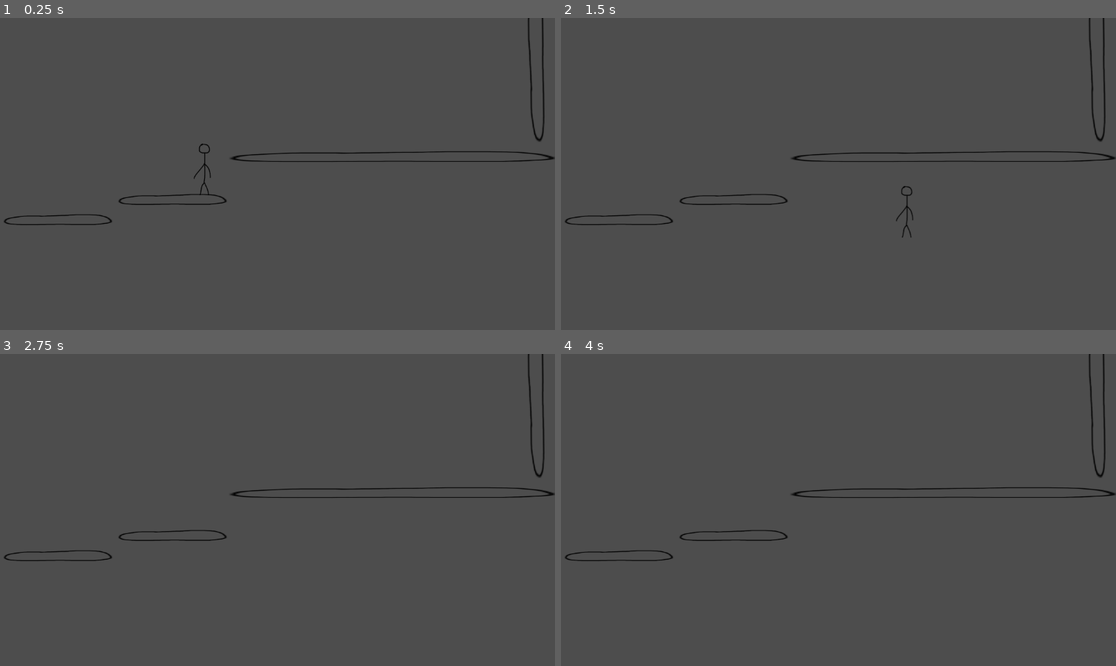
Above: before the commit, frames 1-4 (two rows, left to right).
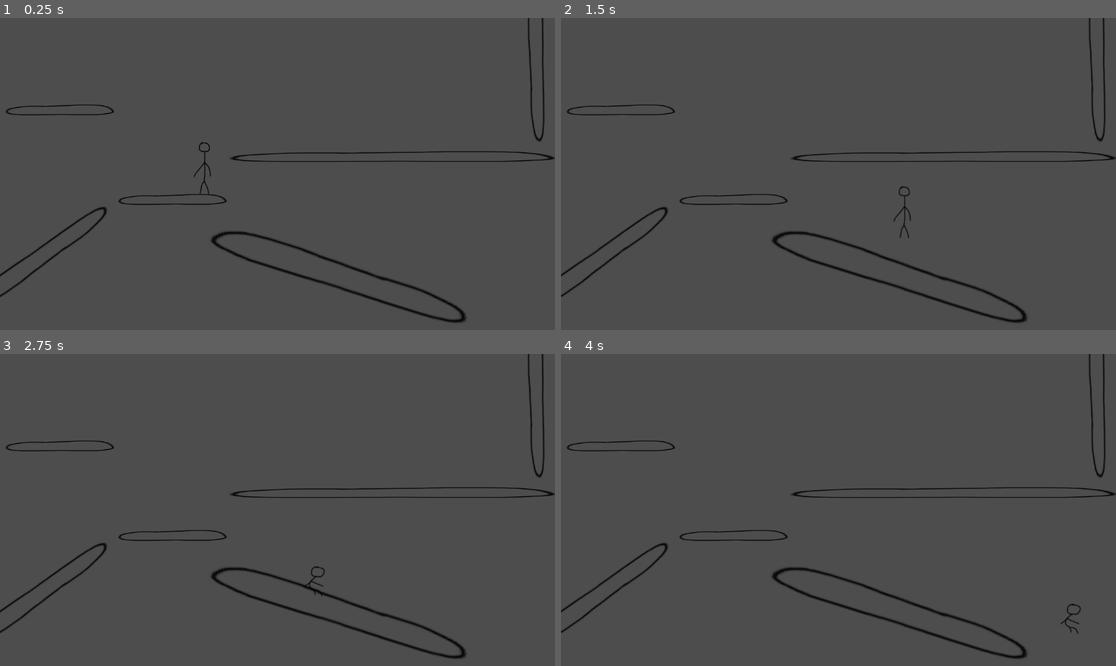
Above: after the commit, the same moments.

Repository: SKeppinger/VimJam
Game: Godot game, scene res://scenes/test_level.tscn
Same seed, same stepped clock (60 frames per second), same inputs: the game is played once before the commit and once after it.
Inputs:
- Up to frame 1 (0.25 s): no input
- Up to frame 2 (1.5 s): tap Enter at 0.5 s; hold Ctrl (crouch) 0.53-1.28 s; hold D (move_right) from 0.53 s (still down); tap Space (jump) at 0.77 s; tap Shift (dash) at 0.8, 1.35 s
- Up to frame 3 (2.75 s): tap Space (jump) at 1.52 s; tap Ctrl (crouch) at 1.55 s; release D (move_right) at 2.03 s; hold A (move_left) from 2.03 s (still down); hold Ctrl (crouch) from 2.03 s (still down); tap Shift (dash) at 2.3 s
- Up to frame 4 (4 s): release A (move_left) at 2.78 s; release Ctrl (crouch) at 2.78 s; hold D (move_right) from 2.78 s (still down); tap Shift (dash) at 2.85, 3.8 s; tap Space (jump) at 3.02, 3.77 s; tap Ctrl (crouch) at 3.05 s; hold Ctrl (crouch) from 3.53 s (still down)

The runs differ from the first frame. In frame 1, 1.6% of the frame differs, in the area x 0-84%, y 27-98%; in frame 2, 1.7%; in frame 3, 1.6%; in frame 4, 1.6%.

Commit message:
Technically added a slide on slope, but its broken because floor angle constantly changes, also some slopes teleport you

Diff:
--- a/scenes/player.tscn
+++ b/scenes/player.tscn
@@ -3,11 +3,13 @@
 [ext_resource type="Script" path="res://scripts/player.gd" id="1_cmrvf"]
 [ext_resource type="Texture2D" uid="uid://d1imj8mqr5267" path="res://assets/temp_player.png" id="1_dcmm8"]
 
-[sub_resource type="RectangleShape2D" id="RectangleShape2D_sswym"]
-size = Vector2(37, 109)
+[sub_resource type="CapsuleShape2D" id="CapsuleShape2D_rujl3"]
+radius = 22.0
+height = 116.0
 
-[sub_resource type="RectangleShape2D" id="RectangleShape2D_lqfds"]
-size = Vector2(37, 53)
+[sub_resource type="CapsuleShape2D" id="CapsuleShape2D_wyma5"]
+radius = 21.5
+height = 58.0
 
 [node name="Player" type="CharacterBody2D"]
 script = ExtResource("1_cmrvf")
@@ -16,10 +18,9 @@
 texture = ExtResource("1_dcmm8")
 
 [node name="StandingCollisionBox" type="CollisionShape2D" parent="."]
-position = Vector2(-5.5, -1.5)
-shape = SubResource("RectangleShape2D_sswym")
+position = Vector2(-4, -2)
+shape = SubResource("CapsuleShape2D_rujl3")
 
 [node name="CrouchingCollisionBox" type="CollisionShape2D" parent="."]
-visible = false
-position = Vector2(-5.5, 26.5)
-shape = SubResource("RectangleShape2D_lqfds")
+position = Vector2(-4, 27)
+shape = SubResource("CapsuleShape2D_wyma5")
--- a/scenes/test_level.tscn
+++ b/scenes/test_level.tscn
@@ -7,24 +7,12 @@
 
 [node name="Player" parent="." instance=ExtResource("2_dt8w7")]
 position = Vector2(426, 306)
-SPEED = 300.0
-DASH_SPEED = 600.0
-CROUCH_SPEED = 100.0
-DASH_TIME = 0.3
-DASH_JUMP_WINDOW = 0.2
-SLIDE_WINDOW = 0.1
-SLIDE_TIME = 0.15
-SLIDE_FALLOFF = 20.0
-JUMP_VELOCITY = -400.0
-FAST_FALL_FACTOR = 3.0
-WALL_JUMP_VELOCITY_Y = -300
-WALL_JUMP_VELOCITY_X = 600
 
 [node name="TestPlatform" parent="." instance=ExtResource("1_x3qa3")]
 position = Vector2(358, 377)
 
 [node name="TestPlatform2" parent="." instance=ExtResource("1_x3qa3")]
-position = Vector2(120, 419)
+position = Vector2(124, 191)
 
 [node name="TestPlatform3" parent="." instance=ExtResource("1_x3qa3")]
 position = Vector2(814, 288)
@@ -34,3 +22,14 @@
 position = Vector2(1113, 98)
 rotation = -1.58093
 scale = Vector2(2.83384, 1.43282)
+
+[node name="TestPlatform5" parent="." instance=ExtResource("1_x3qa3")]
+position = Vector2(706, 534)
+rotation = -2.83876
+scale = Vector2(4.93741, -2.65167)
+
+[node name="TestPlatform6" parent="." instance=ExtResource("1_x3qa3")]
+position = Vector2(82, 499)
+rotation = -3.75025
+scale = Vector2(3.09169, 1.76175)
+skew = 0.00509191
--- a/scripts/player.gd
+++ b/scripts/player.gd
@@ -4,6 +4,7 @@
 @export var SPEED = 300.0
 @export var DASH_SPEED = 600.0
 @export var CROUCH_SPEED = 100.0
+@export var SLOPE_SLIDE_SPEED = 400.0
 @export var DASH_TIME = 0.3 # seconds
 @export var DASH_JUMP_WINDOW = 0.2 # seconds after the dash has started
 @export var SLIDE_WINDOW = 0.1 # seconds after the dash has started
@@ -12,7 +13,7 @@
 @export var JUMP_VELOCITY = -400.0
 @export var FAST_FALL_FACTOR = 3.0
 @export var WALL_JUMP_VELOCITY_Y = -300
-@export var WALL_JUMP_VELOCITY_X = 600
+@export var WALL_JUMP_VELOCITY_X = 1000
 
 # Children Nodes
 var standing_hitbox
@@ -112,6 +113,10 @@
 			crouching = true
 			if dash_timer >= SLIDE_WINDOW: # If the Slide is initiated near the end of the dash,
 				dash_timer -= SLIDE_TIME # extend the dash time by a bit
+		#If you crouch on a slope, slide
+		if is_on_floor() and get_floor_angle()!= 0:
+			sliding = true
+			crouching = true
 		# Else, crouch:
 		else:
 			crouching = true
@@ -122,6 +127,7 @@
 		dashing = false
 		dash_timer = 0.0 # Fast Fall cancels air dash
 		fast_falling = true
+		crouching = true
 
 # Unfortunately ugly movement direction logic
 func get_move_direction():
@@ -211,11 +217,29 @@
 	elif crouching:
 		# Get the input direction and handle the movement/deceleration.
 		move_direction = get_move_direction()
-		# If player is sliding, slow down
+		# If player is sliding on a dash, slow down
 		if sliding:
-			velocity.x = move_toward(velocity.x, CROUCH_SPEED * move_direction, SLIDE_FALLOFF)
-			if velocity.x == CROUCH_SPEED * move_direction:
-				sliding = false
+			#temporary check if we want to be able to dash-slide on slope (I think)
+			if get_floor_angle()==0:
+				print("sliding!")
+				velocity.x = move_toward(velocity.x, CROUCH_SPEED * move_direction, SLIDE_FALLOFF)
+				if velocity.x == CROUCH_SPEED * move_direction:
+					sliding = false
+			#Sliding on a slope
+			else:
+				print("sliding on a slope!")
+				print(get_floor_angle())
+				#Right now it just affects x velocity, so it's very bumpy
+				#I thought this would work? But floor angle keeps fluctuating between >1 <1 so it just makes the slide dumb
+				if get_floor_angle()>1:
+					velocity.x = move_toward(velocity.x, -1*SLOPE_SLIDE_SPEED, SLIDE_FALLOFF)
+					if velocity.x == SLOPE_SLIDE_SPEED:
+						sliding = false
+				else:
+					velocity.x = move_toward(velocity.x, SLOPE_SLIDE_SPEED, SLIDE_FALLOFF)
+					if velocity.x == SLOPE_SLIDE_SPEED:
+						sliding = false
+
 		# Otherwise, use crouched move speed
 		else:
 			if move_direction:
